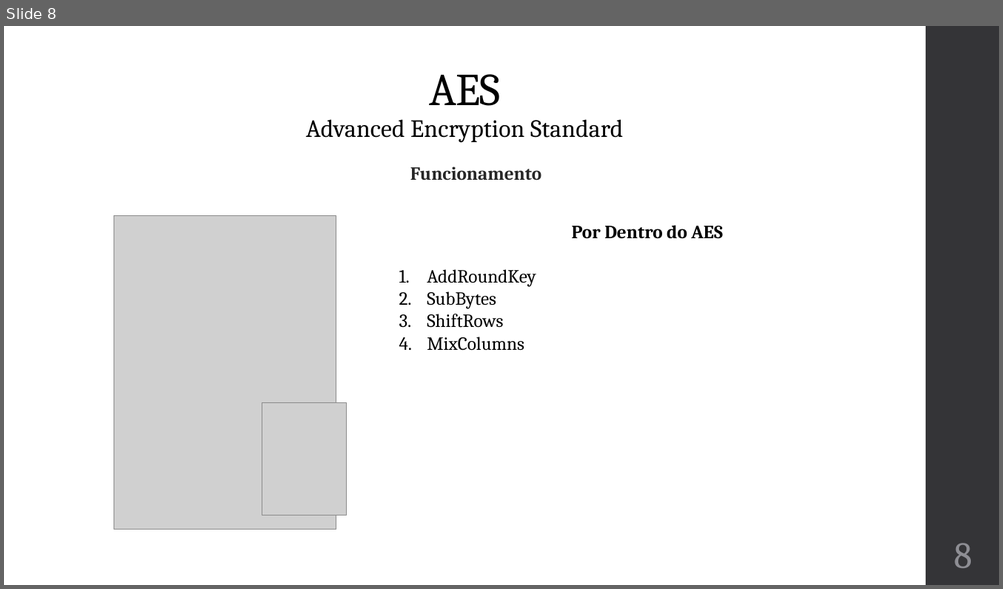
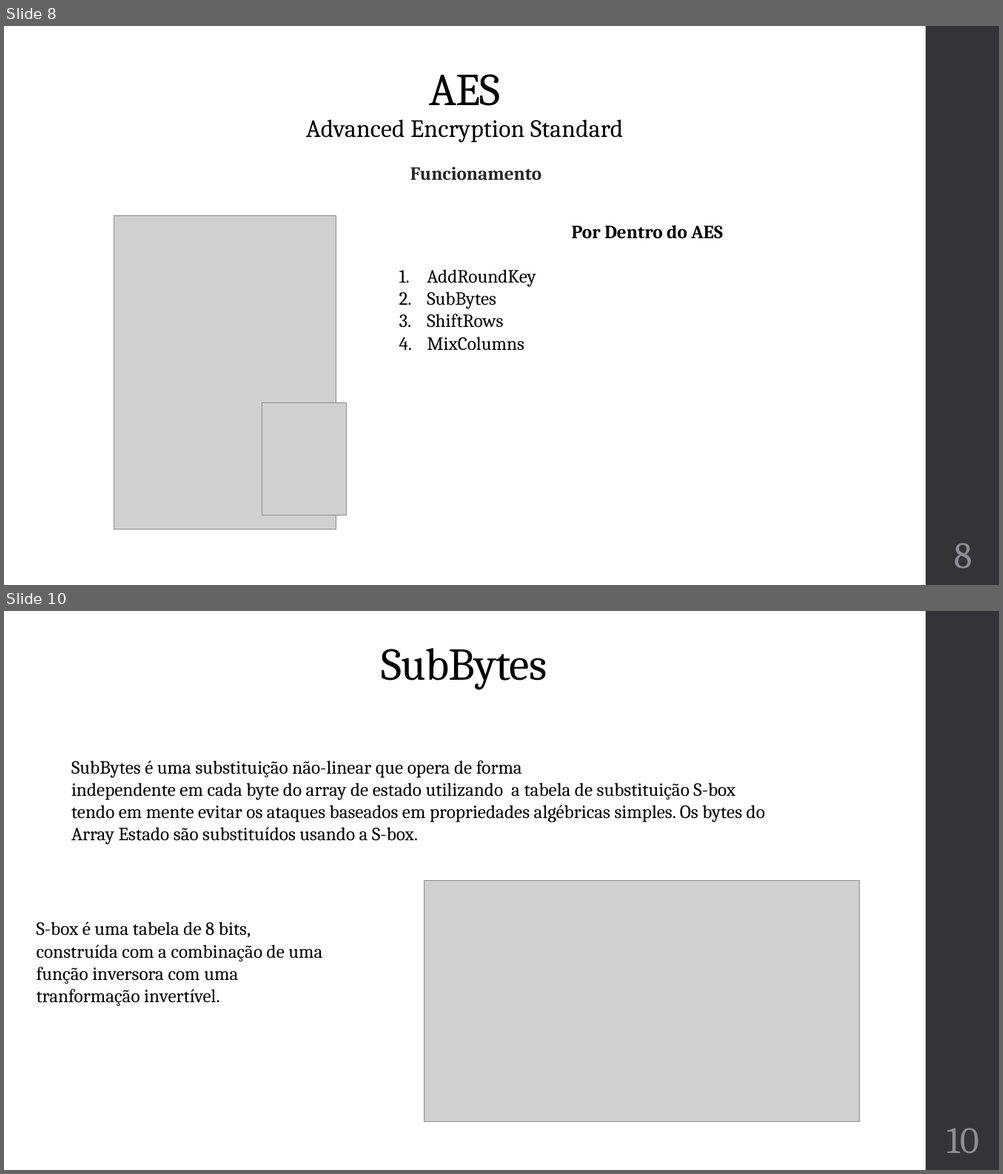
Before and after one commit to robainaricardo/Algoritimo-de-Criptografia-AES-em-JAVA, a slide deck: Apresentação/Algoritmo de criptografia AES APRESENTAÇÃO.pptx. Shown one above the other, each under a label of ours: slide 8 before the commit, slides 8 and 10 after it; the slides between them are not shown. The pictures are 1003x589 and 1003x1174 pixels, drawn with LibreOffice and Linux fonts; fonts in the diff are those of the drawing; grey boxes stand for pictures. Boxes give left, top, right and bottom in pixels: in the first picture for what was removed or moved away, otherwise in the second. Text is boxed around its words. In the diff, an @@ line names an element or a change of style, - is before the commit and + after.

```diff
--- a/Apresentação/Algoritmo de criptografia AES APRESENTAÇÃO.pptx
+++ b/Apresentação/Algoritmo de criptografia AES APRESENTAÇÃO.pptx
@@ slide 10 added at (x1=4, y1=611, x2=999, y2=1170), background #FFFFFF; not listed: 1 template element that a slide beside it also shows @@
@@ title added at (x1=381, y1=648, x2=546, y2=690), 44 pt, text #000000 @@
+SubBytes
@@ text added at (x1=71, y1=760, x2=765, y2=845), 18 pt, text #000000 @@
+SubBytes é uma substituição não-linear que opera de forma
+independente em cada byte do array de estado utilizando a tabela de substituição S-box
+tendo em mente evitar os ataques baseados em propriedades algébricas simples. Os bytes do
+Array Estado são substituídos usando a S-box.
@@ picture added at (x1=424, y1=881, x2=859, y2=1122) @@
@@ text added at (x1=37, y1=922, x2=322, y2=1006), 18 pt, text #000000 @@
+S-box é uma tabela de 8 bits, construída com a combinação de uma função inversora com uma tranformação invertível.
@@ page number added at (x1=946, y1=1128, x2=979, y2=1153), 36 pt, text #8E8E94 @@
+10
```
Also in this commit, not shown: 3 other slides added, 4 other files.
